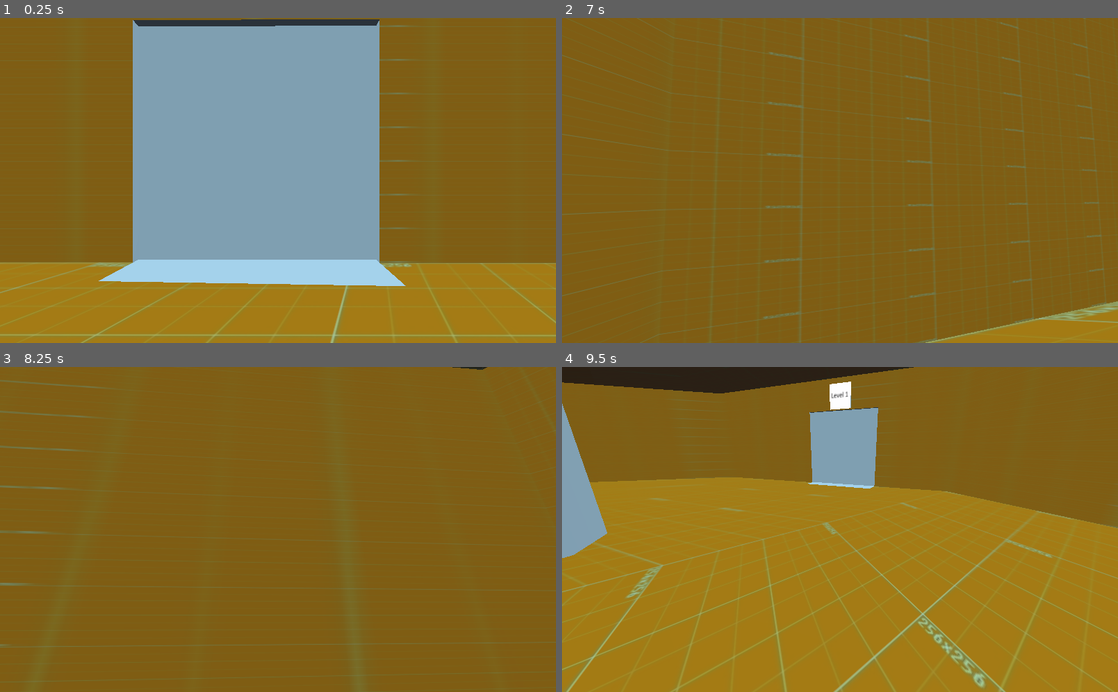
Above: before the commit, frames 1-4 (two rows, left to right).
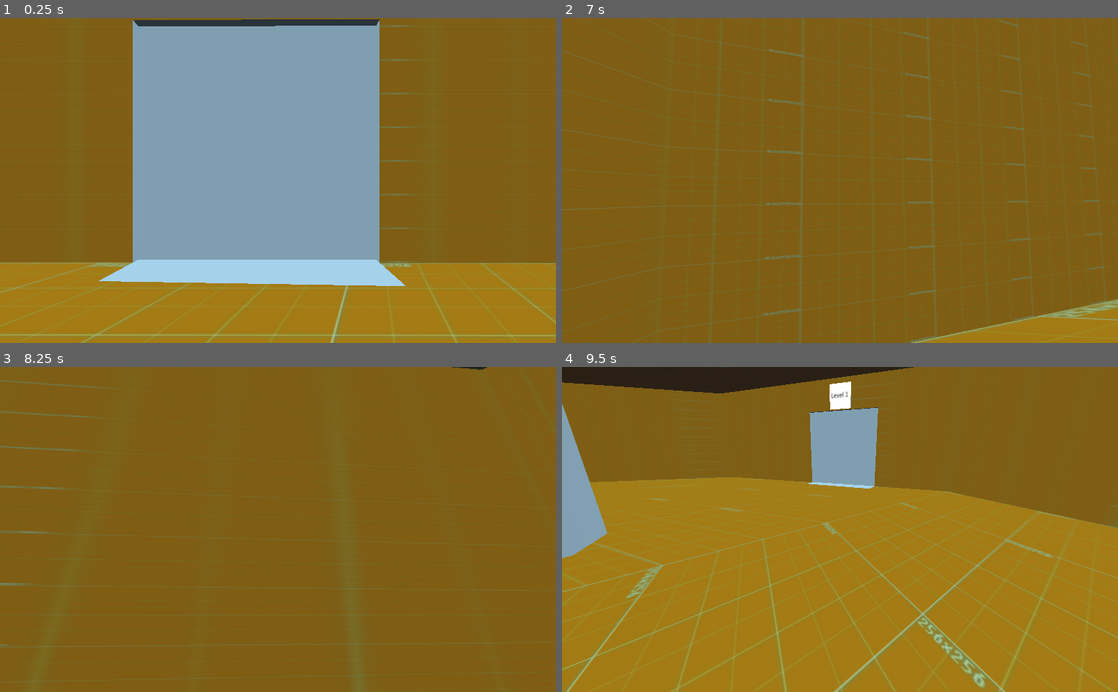
Above: after the commit, the same moments.

Repository: TheDjgamerProductions/DoomClone2022
Game: Godot game, scene res://Levels/Hub.tscn
The game is run twice, just before and just after one commit, with the same random seed, the same clock (stepped at 60 frames per second) and the same inputs. This scene is started directly instead of the project's main scene.
Inputs (mouse positions are in pixels of both pictures, inside the frame that each line leads up to):
- Up to frame 1 (0.25 s): no input
- Up to frame 2 (7 s): tap Enter at 0.5 s; move the mouse to (867, 180) at 0.52 s; hold D (p_right) 0.53-1.28 s; hold E (p_interact) 0.53-1.28 s; tap Space (p_jump) at 0.77, 1.52, 3.02, 3.77, 4.52, 6.02, 6.77 s; move the mouse to (812, 180) at 1.27 s; hold S (p_back) 1.28-2.03 s; tap W (p_foward) at 1.35, 4.35 s; tap E (p_interact) every 1.5 s from 1.55 to 6.05 s; move the mouse to (851, 174) at 2.02 s; hold E (p_interact) 2.03-2.78 s; hold D (p_right) 2.03-3.53 s; move the mouse to (834, 187) at 2.77 s; click (834, 187) at 2.85 s; move the mouse to (878, 183) at 3.52 s; hold E (p_interact) 3.53-4.28 s; hold A (p_left) 3.53-5.03 s; move the mouse to (795, 177) at 4.27 s; move the mouse to (845, 180) at 5.02 s; hold S (p_back) 5.03-5.78 s; hold E (p_interact) 5.03-5.78 s; move the mouse to (817, 174) at 5.77 s; hold D (p_right) from 5.78 s (still down); click (817, 174) at 5.85 s; move the mouse to (867, 180) at 6.52 s; hold E (p_interact) from 6.53 s (still down)
- Up to frame 3 (8.25 s): move the mouse to (250, 529) at 7.27 s; release E (p_interact) at 7.28 s; tap W (p_foward) at 7.35 s; tap Space (p_jump) at 7.52 s; tap E (p_interact) at 7.55 s; move the mouse to (289, 523) at 8.02 s; release D (p_right) at 8.03 s; hold S (p_back) from 8.03 s (still down); hold E (p_interact) from 8.03 s (still down)
- Up to frame 4 (9.5 s): move the mouse to (834, 536) at 8.77 s; release S (p_back) at 8.78 s; release E (p_interact) at 8.78 s; hold A (p_left) from 8.78 s (still down); click (834, 536) at 8.85 s; tap Space (p_jump) at 9.02 s; tap E (p_interact) at 9.05 s

The runs differ from the first frame. In frame 2, 2.9% of the frame differs, in the area x 0-100%, y 0-100%; in frame 3, less than 0.1%; in frame 4, less than 0.1%.

Commit message:
Fixed Lift

Diff:
--- a/Assets/Lifts/Lift.gd
+++ b/Assets/Lifts/Lift.gd
@@ -27,7 +27,7 @@
 func _physics_process(delta):
 	if playerIn && Input.is_action_just_pressed("p_interact"):
 		print("move")
-		move($"Cab".global_transform.origin, $Cab.global_transform.origin + Vector3(0,moveHight,0),5)
+		move($"Cab".global_transform.origin + Vector3(0,4,0), $Cab.global_transform.origin + Vector3(0,moveHight,0),5)
 
 
 func _on_Area_body_entered(body:Node):
--- a/Levels/Hub.tscn
+++ b/Levels/Hub.tscn
@@ -79,10 +79,12 @@
 height = 10.6407
 depth = 5.80187
 
+[node name="Lift" parent="CSGCylinder" instance=ExtResource( 3 )]
+transform = Transform( 2.78308, 0, 0, 0, 4.20935, 0, 0, 0, 2.47485, -12.271, -5.73682, -21.7436 )
+height = 12.7187
+moveOnStart = false
+moveHight = 10
+
 [node name="Keycard Door" parent="." instance=ExtResource( 5 )]
 transform = Transform( 0.920943, 0, 0.102464, 0, 1.27733, 0, -0.3772, 0, 0.250168, -16.2767, -2.98443, -50.3344 )
 openHight = 14
-
-[node name="Lift" parent="." instance=ExtResource( 3 )]
-transform = Transform( 2.00382, 0, 0, 0, 3.03073, 0, 0, 0, 1.78189, -8.79807, -4.19392, -15.2339 )
-moveOnStart = false
